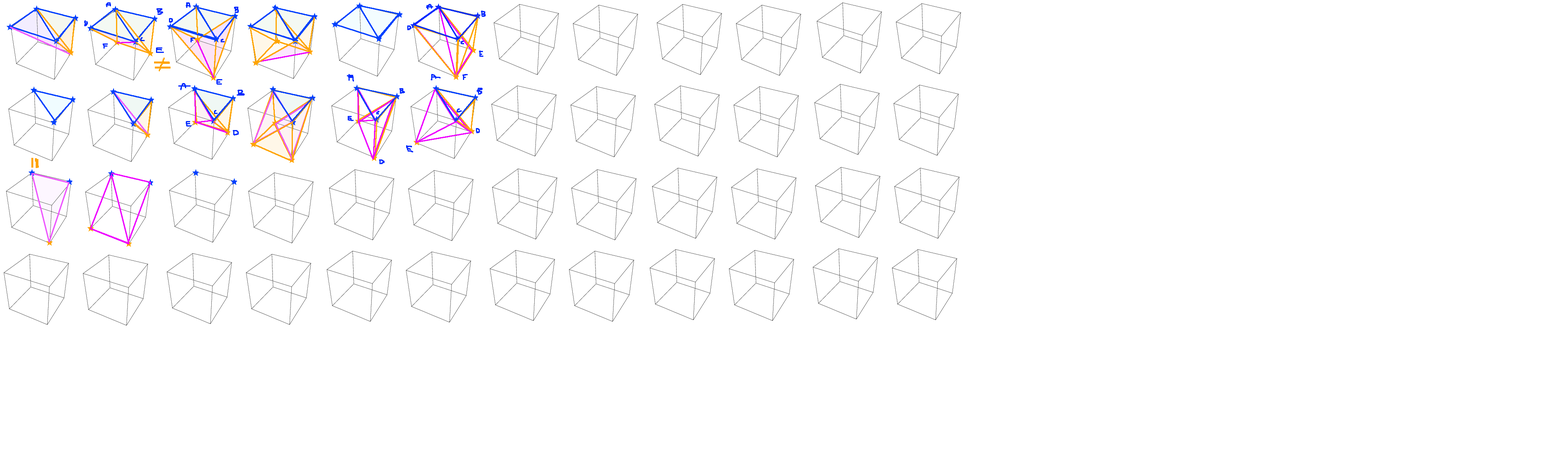
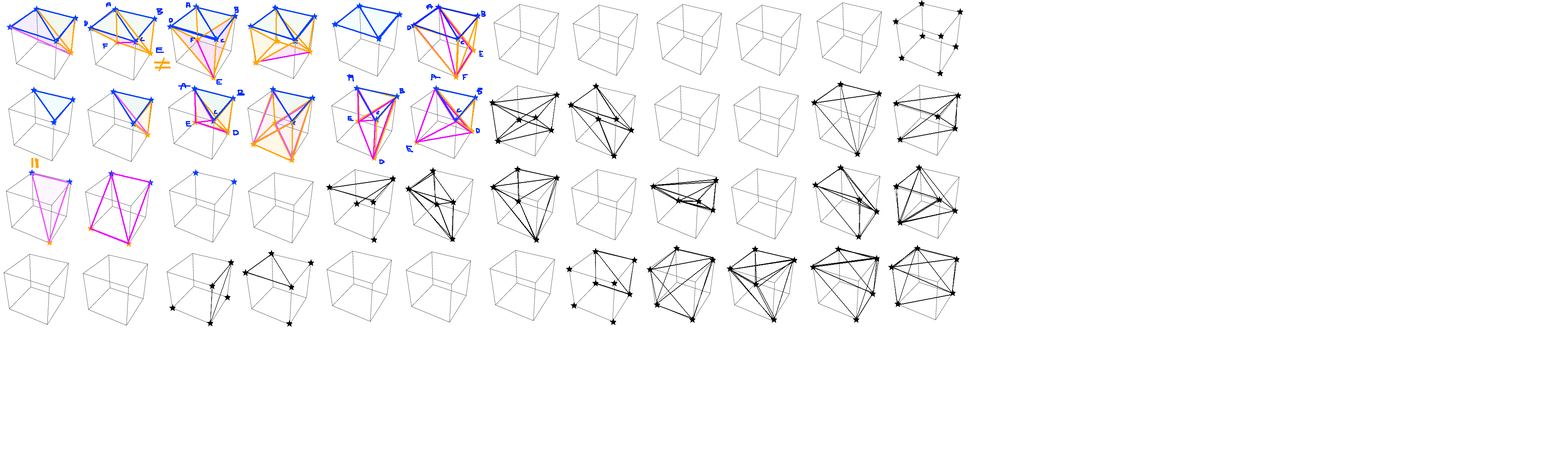
The second w=1568, h=470 image is a revision of the first. Changes to its layers:
painted on "26938093_1785640264789107_1954080960_o.png" over box(169, 0, 964, 327)
